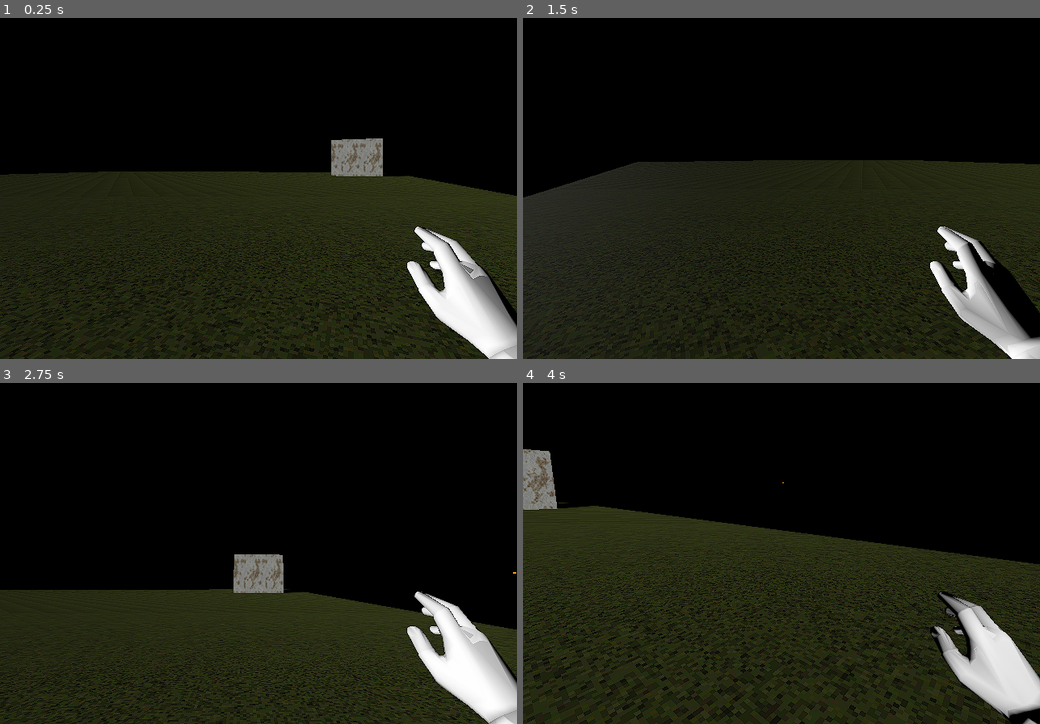
Above: before the commit, frames 1-4 (two rows, left to right).
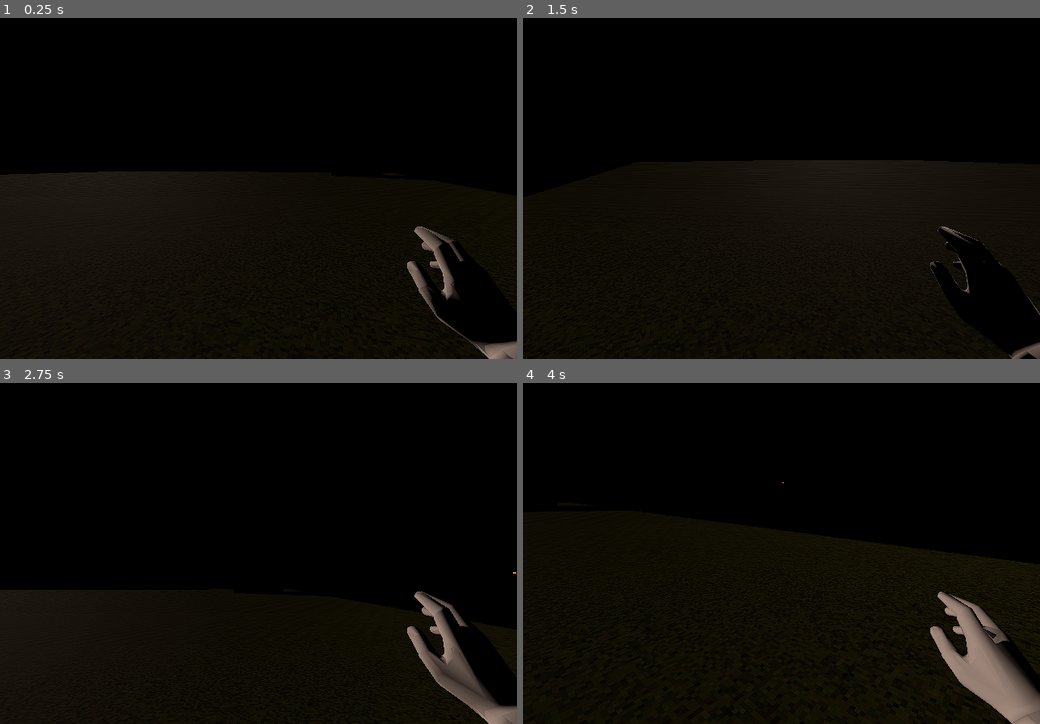
Above: after the commit, the same moments.

Repository: Georgii-Malyshev/godot-3d-project-1
Game: Godot game, scene res://game/Main.tscn
Same seed, same stepped clock (60 frames per second), same inputs: the game is played once before the commit and once after it.
Inputs (mouse positions are in pixels of both pictures, inside the frame that each line leads up to):
- Up to frame 1 (0.25 s): no input
- Up to frame 2 (1.5 s): tap Enter at 0.5 s; move the mouse to (807, 164) at 0.52 s; hold W (move_forward) from 0.53 s (still down); click (807, 164) at 0.6 s; tap Space (jump) at 0.77 s; move the mouse to (755, 168) at 1.27 s; tap Shift (run) at 1.35 s
- Up to frame 3 (2.75 s): keep holding W (move_forward); tap Space (jump) at 1.52 s; move the mouse to (268, 522) at 2.02 s; hold Ctrl (sneak) from 2.03 s (still down)
- Up to frame 4 (4 s): keep holding W (move_forward); move the mouse to (776, 536) at 2.77 s; release Ctrl (sneak) at 2.78 s; click (776, 536) at 2.85 s; tap Space (jump) at 3.02, 3.77 s; move the mouse to (822, 533) at 3.52 s; hold Shift (run) from 3.53 s (still down)

The runs differ from the first frame. In frame 1, 28% of the frame differs, in the area x 0-100%, y 35-100%; in frame 2, 19%; in frame 3, 27%; in frame 4, 40%, in the area x 0-100%, y 19-100%.

Commit message:
Adjust light and shadows on level 1

Diff:
--- a/levels/Level1/Level1.tscn
+++ b/levels/Level1/Level1.tscn
@@ -158,9 +158,14 @@
 shape = SubResource( 18 )
 
 [node name="DirectionalLight" type="DirectionalLight" parent="." index="2"]
-transform = Transform( -0.683276, -0.120962, 0.720071, 0.016159, 0.983436, 0.180537, -0.729982, 0.134992, -0.670003, 5.73121, 18.3371, 26.1031 )
+transform = Transform( 0.591667, -0.154959, 0.79115, 0.016159, 0.983436, 0.180537, -0.806021, -0.0940334, 0.58437, 19.2898, 18.3371, 26.1031 )
+light_color = Color( 0.862745, 0.733333, 0.666667, 1 )
+light_energy = 0.5
+light_indirect_energy = 0.2
+light_bake_mode = 0
 shadow_enabled = true
-shadow_bias = 0.3
+directional_shadow_bias_split_scale = 0.39
+directional_shadow_max_distance = 250.0
 
 [node name="PlayerSpawnPoint" type="Spatial" parent="." index="3"]
 transform = Transform( -0.939693, 0, -0.34202, 0, 1, 0, 0.34202, 0, -0.939693, -47.337, 0, -29.512 )
